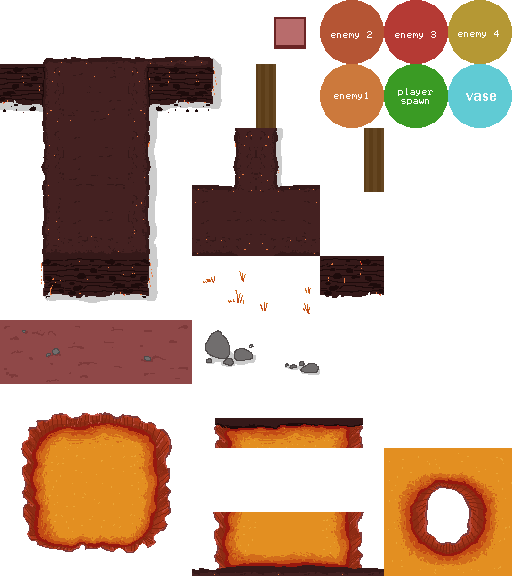
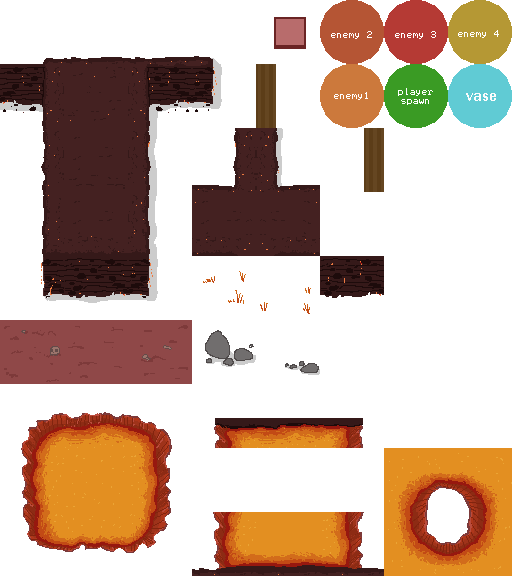
Layered file, before and after one edit (512x576). Changes by layer:
painted on "ground" over [21,330,172,361]
